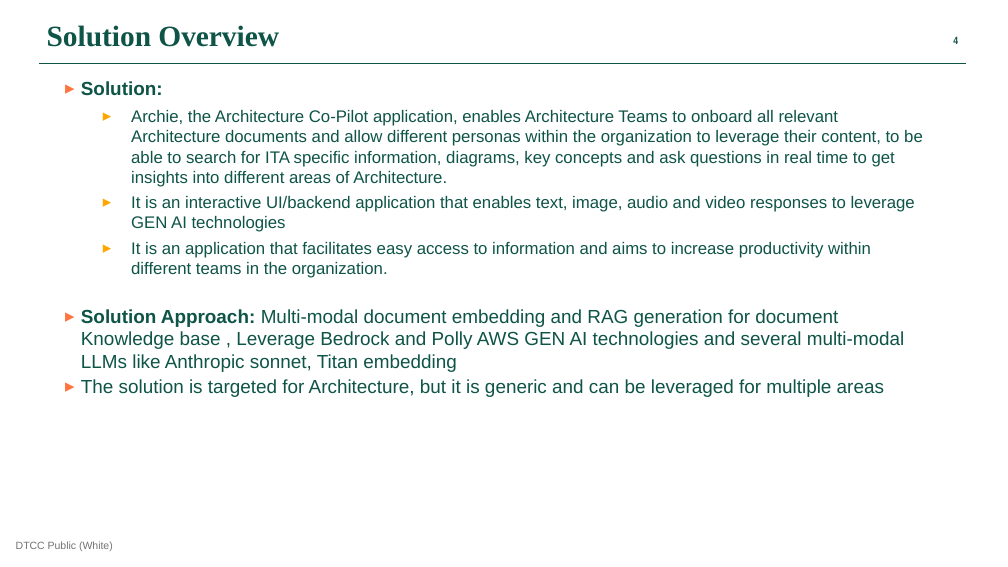
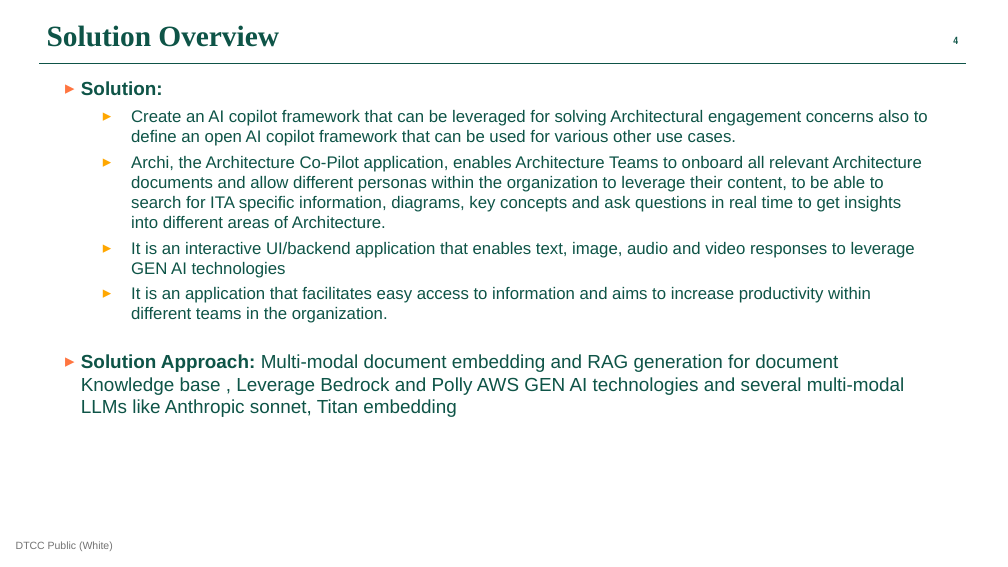
Before and after one commit to finos-labs/dtcch-2025-archie, a slide deck: slide 4 of hackathon_documentation/DTCC-Hackathon-2025-presentation-Archie.pptx. Drawn at 1008x567 pixels with LibreOffice and Linux fonts; fonts in the diff are those of the drawing. Boxes give left, top, right and bottom in pixels: in the first picture for what was removed or moved away, otherwise in the second. Text is boxed around its words. In the diff, an @@ line names an element or a change of style, - is before the commit and + after.

```diff
--- a/hackathon_documentation/DTCC-Hackathon-2025-presentation-Archie.pptx
+++ b/hackathon_documentation/DTCC-Hackathon-2025-presentation-Archie.pptx
@@ text at [131, 110, 928, 228]: text changed @@
-  ▸ Archie, the Architecture Co-Pilot application, enables Architecture Teams to onboard all relevant Architecture documents and allow different personas within the organization to leverage their content, to be able to search for ITA specific information, diagrams, key concepts and ask questions in real time to get insights into different areas of Architecture.
+  ▸ Create an AI copilot framework that can be leveraged for solving Architectural engagement concerns also to define an open AI copilot framework that can be used for various other use cases.
+  ▸ Archi, the Architecture Co-Pilot application, enables Architecture Teams to onboard all relevant Architecture documents and allow different personas within the organization to leverage their content, to be able to search for ITA specific information, diagrams, key concepts and ask questions in real time to get insights into different areas of Architecture.
@@ text at [81, 379, 884, 397]: paragraph removed @@
-▸ The solution is targeted for Architecture, but it is generic and can be leveraged for multiple areas
```
Also in this commit, not shown: 3 other slides changed, 1 other file.
